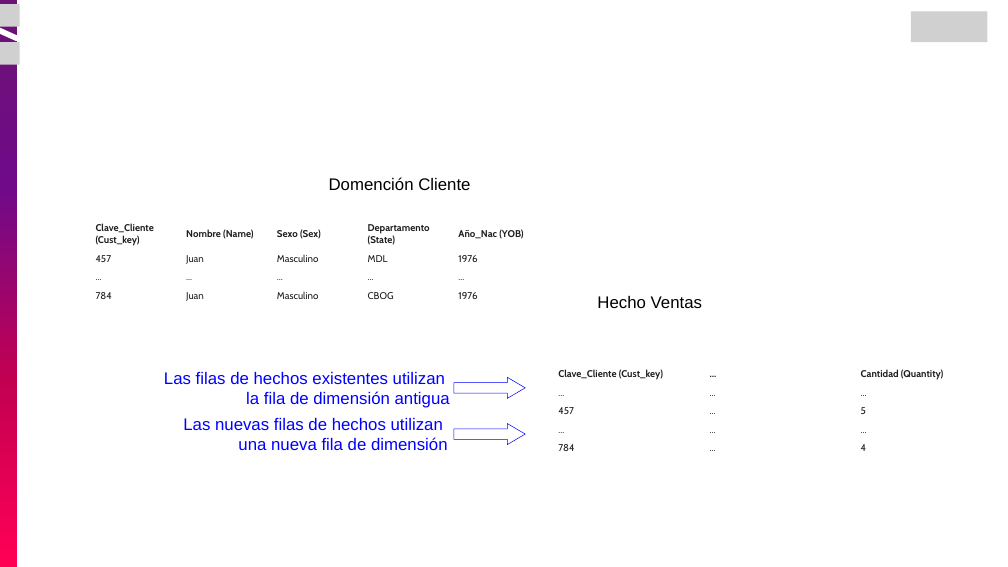
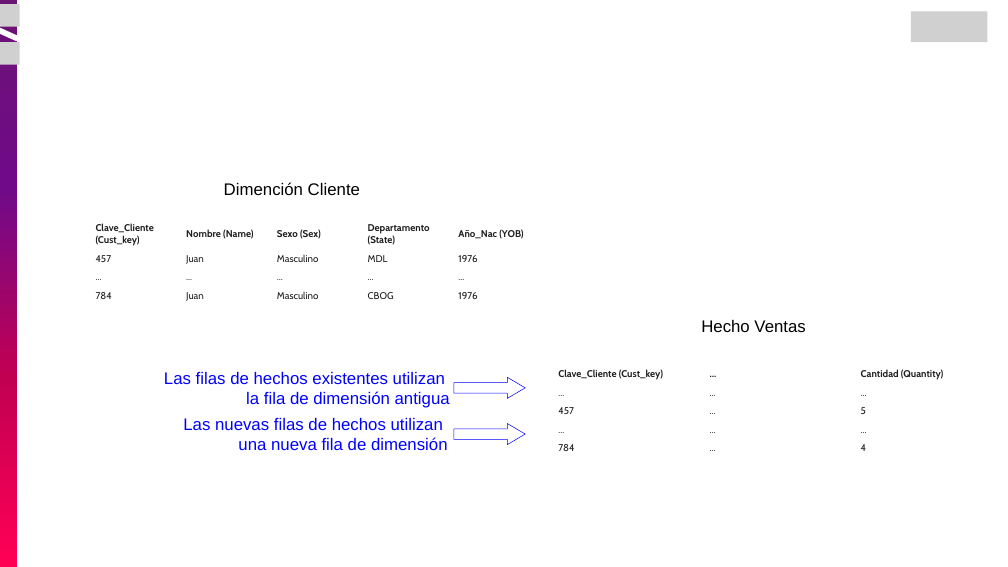
Before and after one commit to pariasm97/curso-ingenieria-de-datos, a slide deck: slide 96 of modulo-02_bases_datos/02_Bodegas de Datos - Intro Redshift/01_Bodegas de Datos.pptx (slide 87 before the commit). Drawn at 1008x567 pixels with LibreOffice and Linux fonts; fonts in the diff are those of the drawing; grey boxes stand for pictures. Boxes give left, top, right and bottom in pixels: in the first picture for what was removed or moved away, otherwise in the second. Text is boxed around its words. In the diff, an @@ line names an element or a change of style, - is before the commit and + after.

```diff
--- a/modulo-02_bases_datos/02_Bodegas de Datos - Intro Redshift/01_Bodegas de Datos.pptx
+++ b/modulo-02_bases_datos/02_Bodegas de Datos - Intro Redshift/01_Bodegas de Datos.pptx
@@ text at (224,182,360,195): text changed @@
-Domención Cliente
+Dimención Cliente
@@ text "Hecho Ventas": place and size @@
-text "Hecho Ventas" at (597,296,702,308)
+text "Hecho Ventas" at (701,320,805,332)
```
Also in this commit, not shown: 22 other slides changed, 13 slides added.
